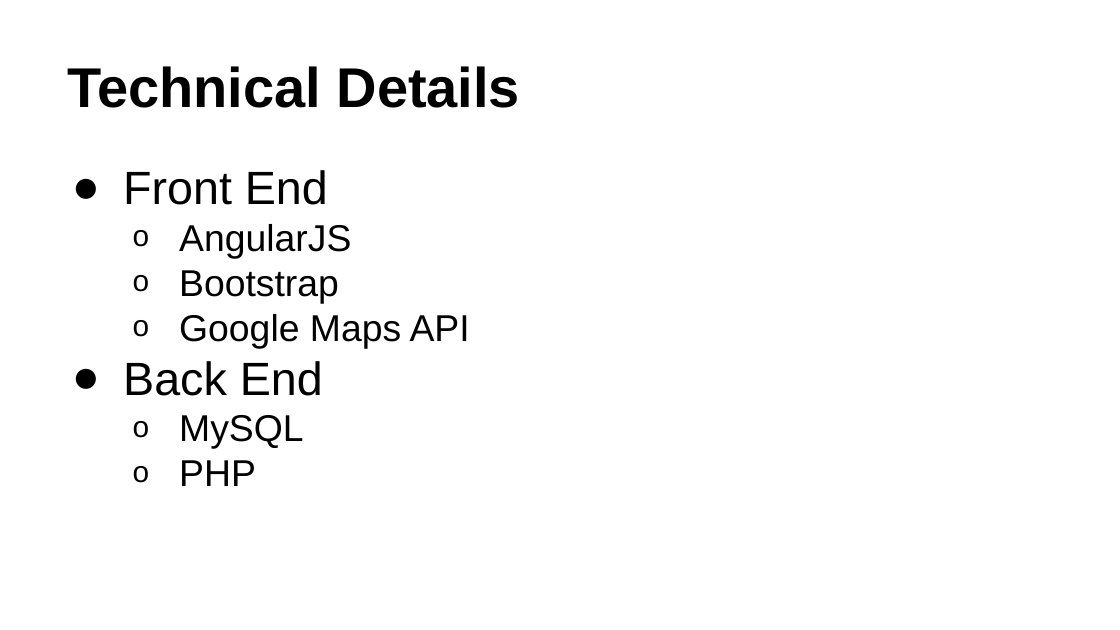
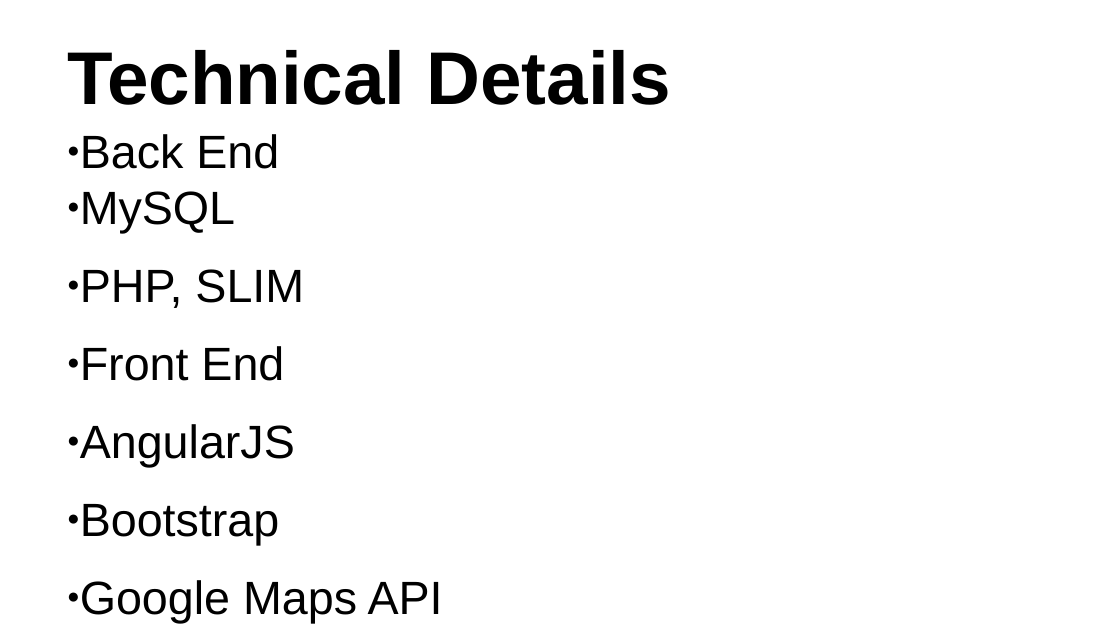
Before and after one commit to wwilhite/cop4710, a slide deck: slide 4 of PowerPoint/College Event Website.pptx. Drawn at 1120x630 pixels with LibreOffice and Linux fonts; fonts in the diff are those of the drawing. Boxes give left, top, right and bottom in pixels: in the first picture for what was removed or moved away, otherwise in the second. Text is boxed around its words. In the diff, an @@ line names an element or a change of style, - is before the commit and + after.

```diff
--- a/PowerPoint/College Event Website.pptx
+++ b/PowerPoint/College Event Website.pptx
@@ title "Technical Details" at bbox=[67, 50, 671, 105]: size 36 to 48 pt @@
@@ text "Back End": place and size @@
-text "Back End" at bbox=[123, 170, 470, 486]
+text "Back End" at bbox=[80, 134, 443, 624]
@@ text at bbox=[80, 134, 304, 308]: paragraphs added @@
+● Back End
+  ● MySQL
+  ● PHP, SLIM
@@ text at bbox=[80, 346, 443, 624]: size 24 to 30 pt in "AngularJS", "Bootstrap", "Google Maps API"; indent changed; more space between paragraphs; bullet o to ● @@
@@ text at bbox=[123, 361, 323, 486]: paragraphs removed @@
-● Back End
-  o MySQL
-  o PHP
```
Also in this commit, not shown: 2 other slides changed, 10 slides added.
